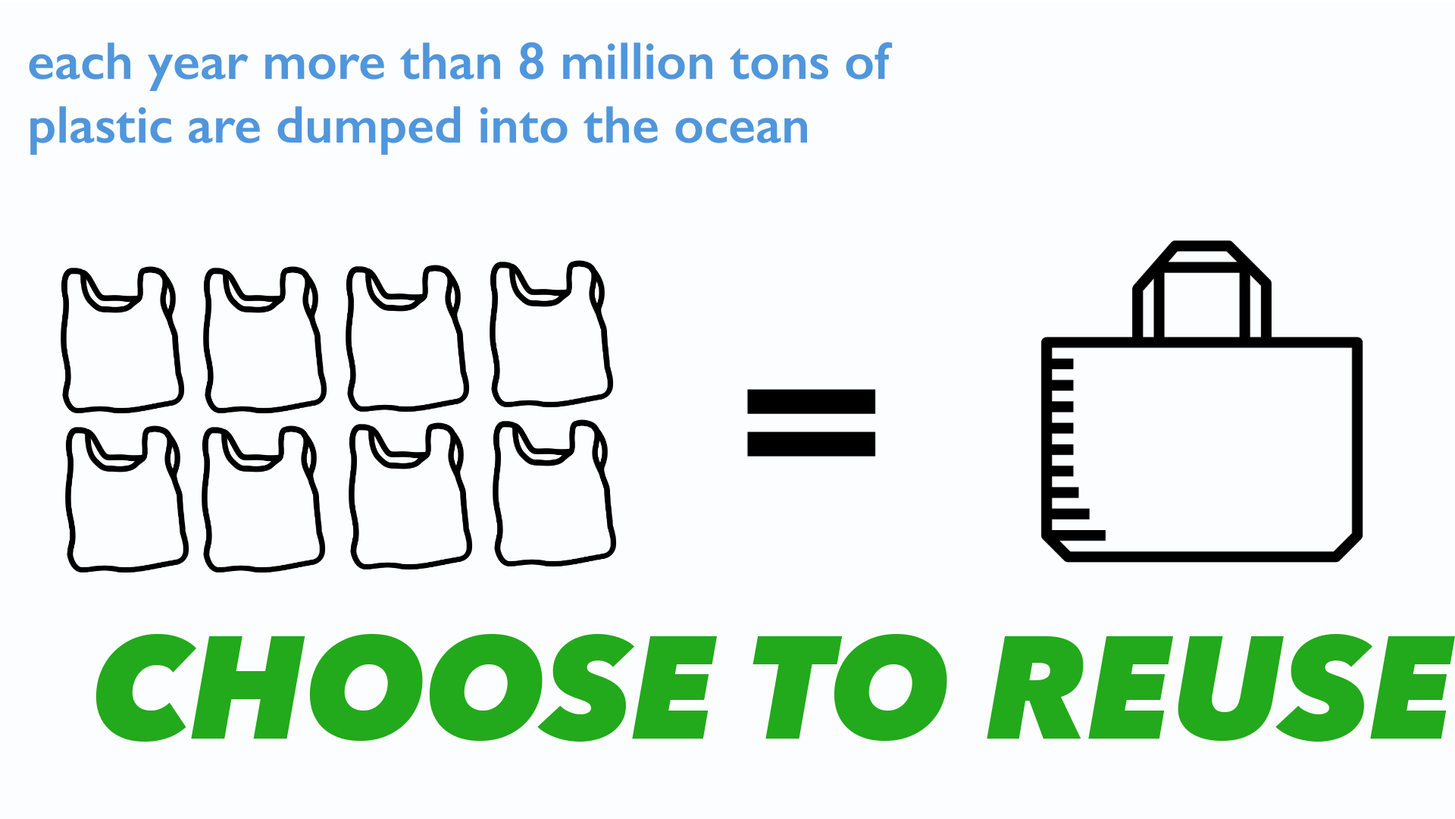
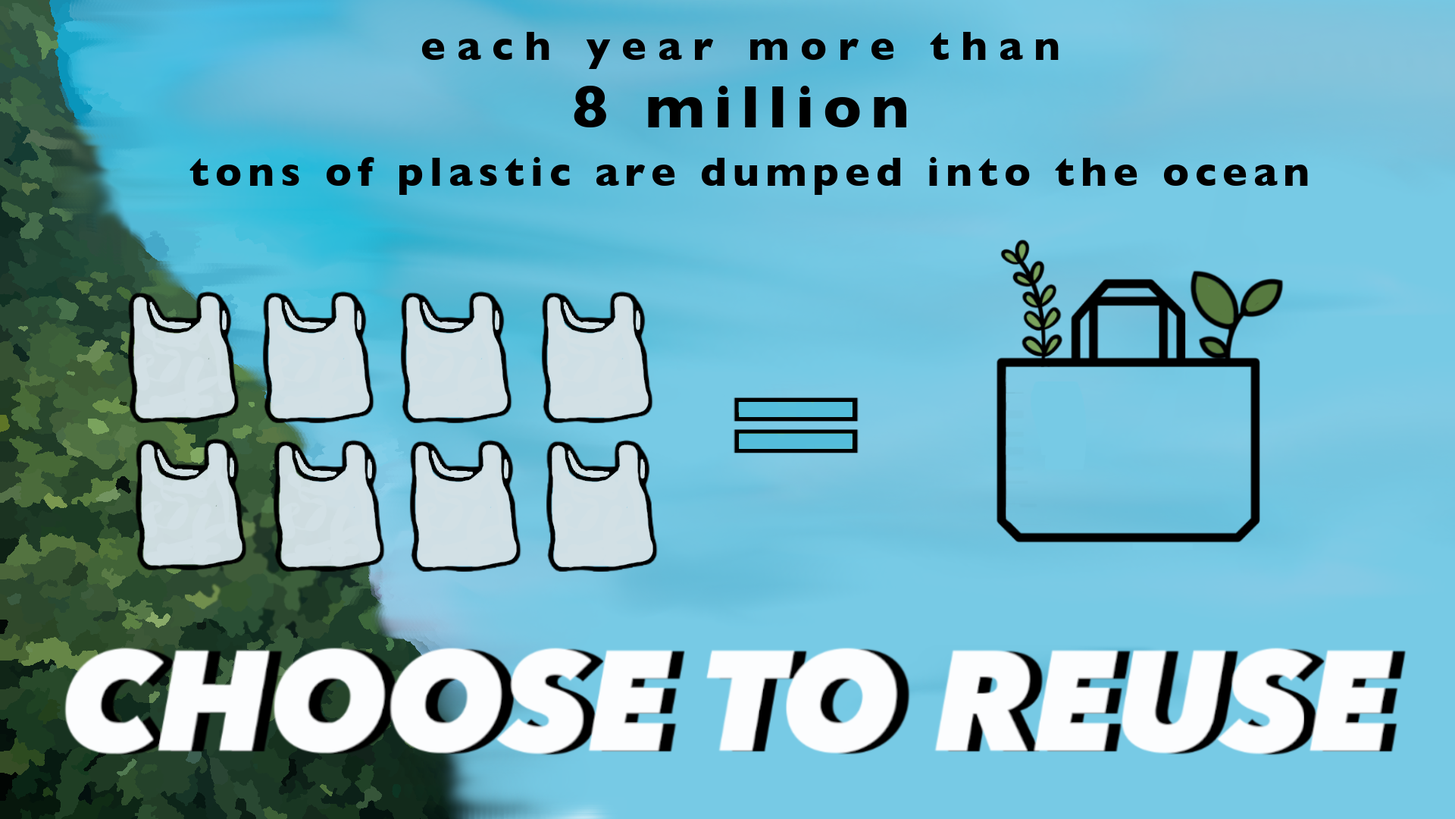
Comparing the layer stacks of the two 1455 × 819 images. Changes:
removed layer "each year more than 8 million ..." over [28, 41, 893, 156]
renamed "Background" to "BLACK CHOOSE TO REUSE", moved it above "each year more ...", painted on it over [0, 1, 1455, 819]
renamed "CHOOSE TO REUSE" to "each year more ...", moved it above "plastic bag fill", painted on it over [95, 31, 1455, 742]
renamed "noun_bag_1752140.png" to "plastic bag fill", painted on it over [127, 239, 1364, 574]
added layer "tote bag" above "=" over [995, 238, 1285, 550]
painted on "=" over [733, 388, 877, 457]
renamed "noun_plastic bag_1110029.png copy #1" to "Background", moved it below "=", painted on it over [0, 0, 1455, 819]
